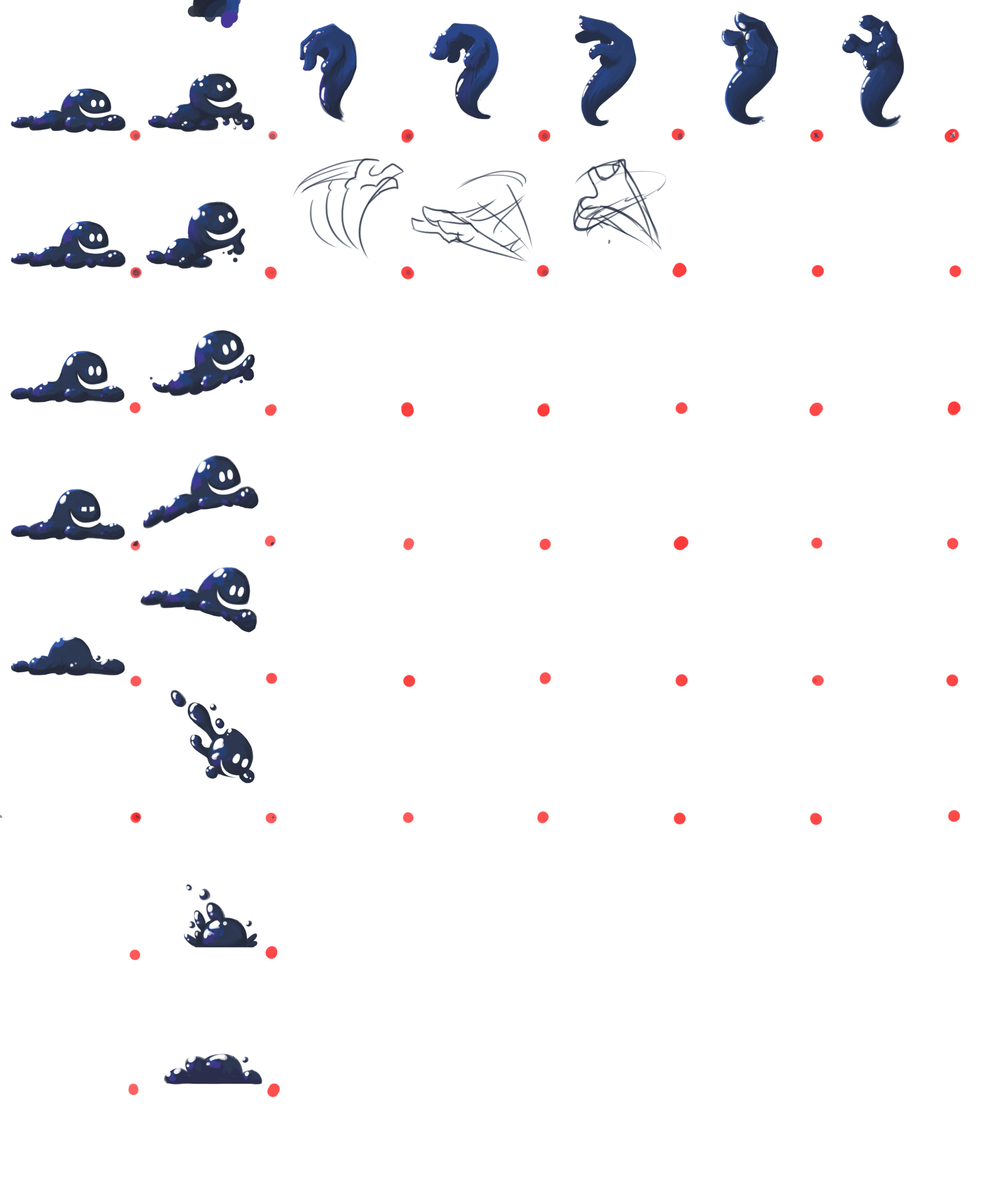
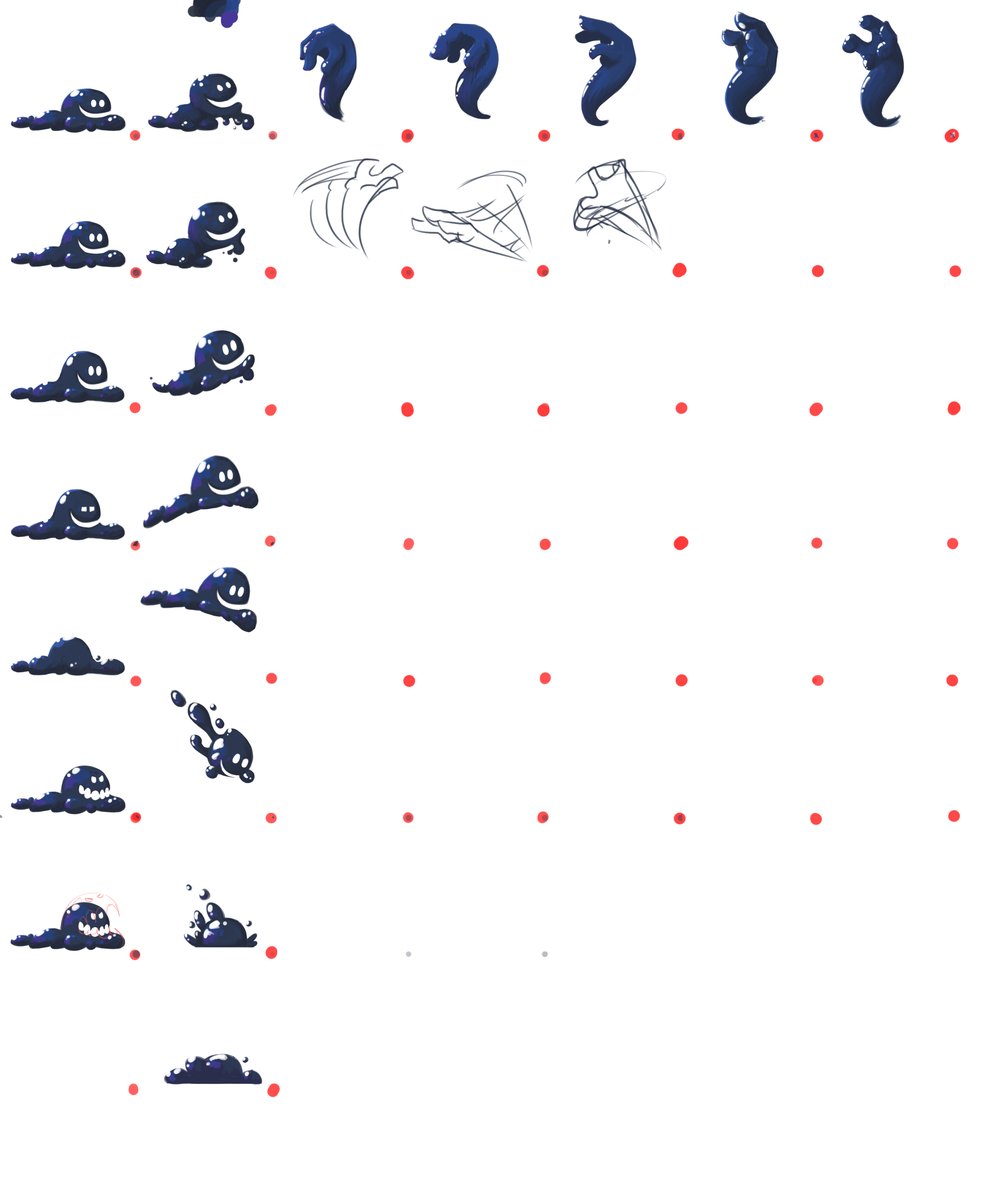
Layers edited between the first and the second 1001 × 1202 image:
added layer "6,0 - chomp 2" above "5,0 - chomp 1" over [10,891,126,951]
added layer "5,0 - chomp 1" above "4,0 - idle 4" over [10,765,683,958]
